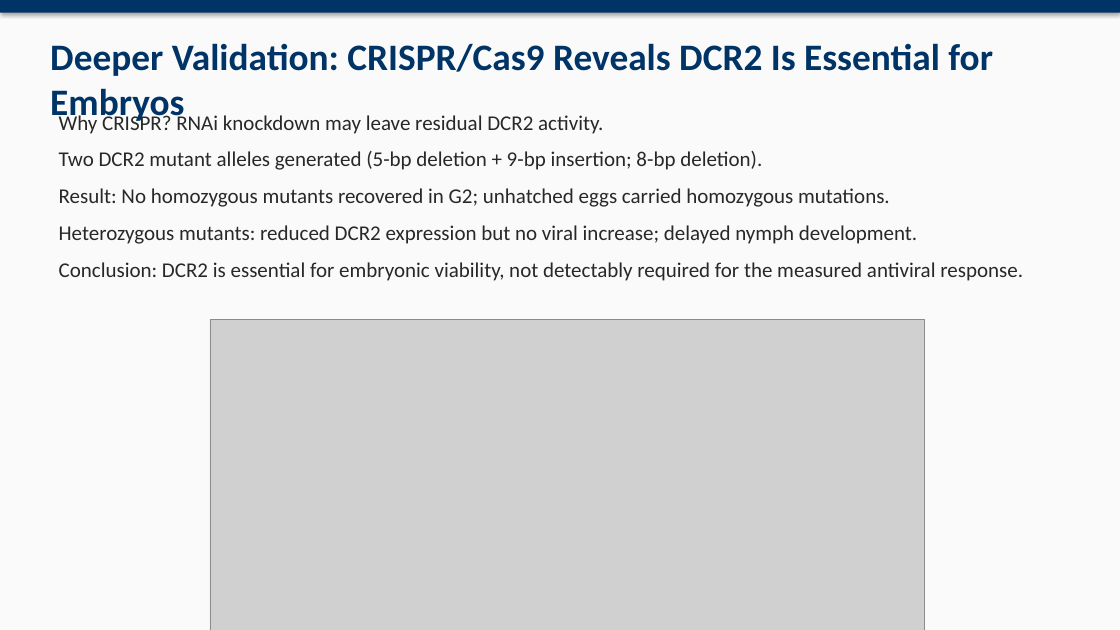
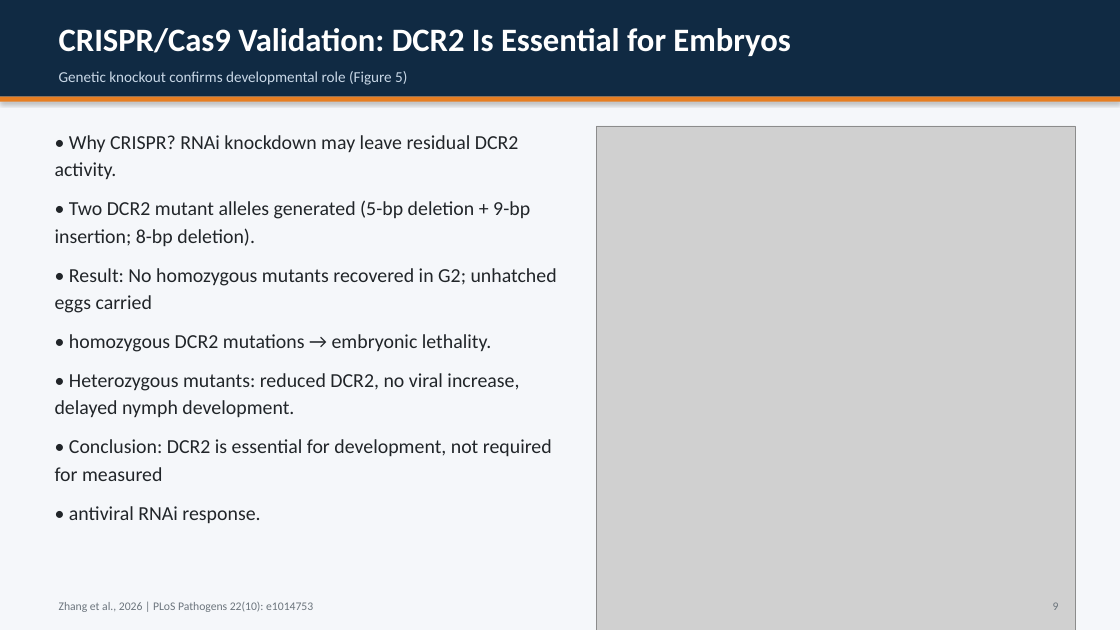
Before and after one commit to David-Mwania/Mwania-Project, a slide deck: slide 9 of Mwania Project/RNAi_Hemiptera_Presentation.pptx. Drawn at 1120x630 pixels with LibreOffice and Linux fonts; fonts in the diff are those of the drawing; grey boxes stand for pictures. Boxes give left, top, right and bottom in pixels: in the first picture for what was removed or moved away, otherwise in the second. Text is boxed around its words. In the diff, an @@ line names an element or a change of style, - is before the commit and + after.

Commit message:
Rebuild presentation with clean layout and properly cropped figures

```diff
--- a/Mwania Project/RNAi_Hemiptera_Presentation.pptx
+++ b/Mwania Project/RNAi_Hemiptera_Presentation.pptx
@@ rectangle at (0, 0, 1120, 630): fill #FAFAFA to #F5F7FA @@
@@ rectangle: place and size @@
-rectangle at (0, 0, 1120, 13)
+rectangle at (0, 0, 1120, 97)
@@ rectangle at (0, 0, 1120, 97): fill #003366 to #102A43; shadow off @@
@@ text at (59, 28, 790, 56): text changed; size 32 to 28 pt; text colour #003366 to #FFFFFF @@
-Deeper Validation: CRISPR/Cas9 Reveals DCR2 Is Essential for Embryos
+CRISPR/Cas9 Validation: DCR2 Is Essential for Embryos
@@ text added at (59, 71, 407, 85), 13 pt, text #C8D7E6 @@
+Genetic knockout confirms developmental role (Figure 5)
@@ rectangle added at (0, 97, 1120, 102), fill #E67E22 @@
@@ text at (55, 135, 557, 523): text changed; size 18 to 17 pt; text colour #282828 to #212529 @@
-Why CRISPR? RNAi knockdown may leave residual DCR2 activity.
-Two DCR2 mutant alleles generated (5-bp deletion + 9-bp insertion; 8-bp deletion).
-Result: No homozygous mutants recovered in G2; unhatched eggs carried homozygous mutations.
-Heterozygous mutants: reduced DCR2 expression but no viral increase; delayed nymph development.
-Conclusion: DCR2 is essential for embryonic viability, not detectably required for the measured antiviral response.
+• Why CRISPR? RNAi knockdown may leave residual DCR2 activity.
+• Two DCR2 mutant alleles generated (5-bp deletion + 9-bp insertion; 8-bp deletion).
+• Result: No homozygous mutants recovered in G2; unhatched eggs carried
+• homozygous DCR2 mutations → embryonic lethality.
+• Heterozygous mutants: reduced DCR2, no viral increase, delayed nymph development.
+• Conclusion: DCR2 is essential for development, not required for measured
+• antiviral RNAi response.
@@ picture added at (597, 126, 1075, 630) @@
@@ picture removed at (210, 319, 924, 630) @@
@@ text added at (59, 602, 313, 612), 10 pt, text #6C757D @@
+Zhang et al., 2026 | PLoS Pathogens 22(10): e1014753
@@ text added at (1053, 602, 1059, 610), 10 pt, text #6C757D @@
+9
```
Also in this commit, not shown: 15 other slides changed, 1 other file.
